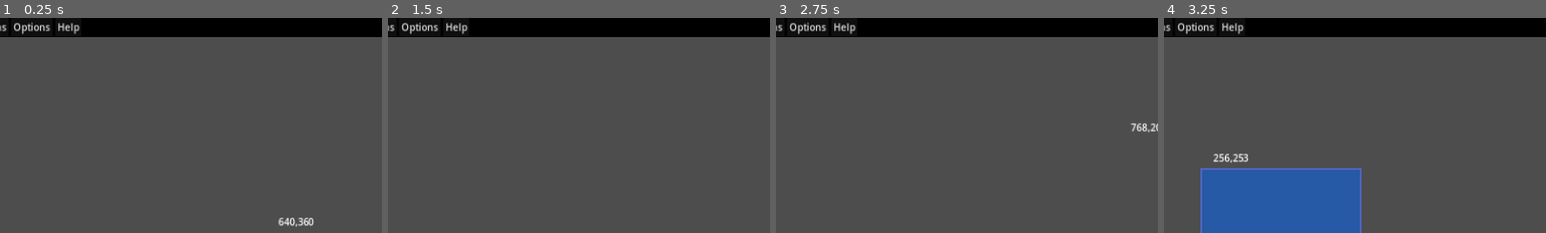
Above: before the commit, frames 1-4 (left to right).
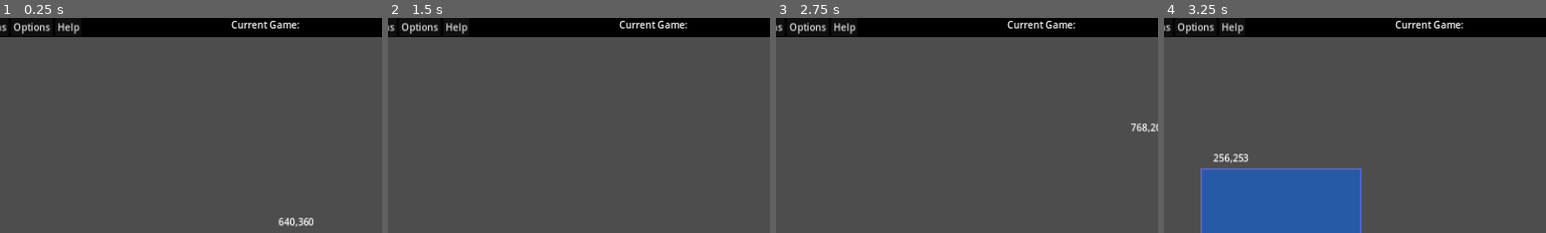
Above: after the commit, the same moments.

Repository: ryanabx/tabletop-engine
Game: Godot game, scene res://src/scenes/screens/tabletop.tscn
Same seed, same stepped clock (60 frames per second), same inputs: the game is played once before the commit and once after it. The engine's default icon, where the game draws it, is replaced by a stand-in: a white triangle on a blue panel in a dark square.
Inputs (mouse positions are % of the whole screen's width and height, from its top left):
- Up to frame 1 (0.25 s): no input
- Up to frame 2 (1.5 s): tap Enter (end_group_select) at 0.5 s; move the mouse to (72, 45) at 0.52 s; hold Enter (end_group_select) 0.53-1.25 s; tap S (camera_down) at 0.6 s; click (72, 45) at 0.67 s; tap A (camera_left) at 0.8 s; tap Space at 1.25 s; drag from (30, 55) to (45, 70) at 1.27 s
- Up to frame 3 (2.75 s): move the mouse to (60, 28) at 2.02 s; hold Enter (end_group_select) from 2.03 s (still down); tap D (camera_right) at 2.1 s; tap W (camera_up) at 2.3 s
- Up to frame 4 (3.25 s): release Enter (end_group_select) at 2.75 s; drag from (45, 70) to (20, 35) at 2.77 s
The pictures show only the part of the screen within x 15-65%, y 0-50%; the shares and areas given below are measured in that part.

The runs differ from the first frame. In frame 1, 0.4% of the frame differs, in the area x 60-79%, y 1-5%; in frame 2, 0.4%; in frame 3, 0.4%; in frame 4, 0.4%.

Commit message:
Game name and more

Diff:
--- a/data/reference_games/UNO/board4.json
+++ /dev/null
@@ -1,49 +0,0 @@
-{
-    "board": [
-        {
-            "name": "blue_card",
-            "type": "card",
-            "groups": ["card"],
-            "objref_name": "UNO_BLUE0",
-            "face_up": true,
-            "location": [50, 50],
-            "scale": 1
-        },
-        {
-            "name": "red_card",
-            "type": "card",
-            "groups": ["card"],
-            "objref_name": "UNO_REDDRAW2",
-            "face_up": true,
-            "location": [60, 50],
-            "scale": 1
-        },
-        {
-            "name": "draw_4",
-            "type": "card",
-            "groups": ["card"],
-            "objref_name": "UNO_DRAW4",
-            "face_up": false,
-            "location": [100, 50],
-            "scale": 1
-        },
-        {
-            "name": "draw_42",
-            "type": "card",
-            "groups": ["card"],
-            "objref_name": "UNO_DRAW4",
-            "face_up": false,
-            "location": [100, 100],
-            "scale": 1
-        },
-        {
-            "name": "yellow_card",
-            "type": "card",
-            "groups": ["card"],
-            "objref_name": "UNO_YELLOW9",
-            "face_up": false,
-            "location": [200, 50],
-            "scale": 1
-        }
-    ]
-}
--- a/src/scenes/dialogs/load_config_dialog.tscn
+++ b/src/scenes/dialogs/load_config_dialog.tscn
@@ -7,7 +7,6 @@
 initial_position = 2
 size = Vector2i(640, 320)
 ok_button_text = "Select Current Folder"
-dialog_text = "Select a folder to open config files from:"
 file_mode = 2
 access = 2
 script = ExtResource("1_s6pm3")
--- a/src/scenes/ui/menu_bar.tscn
+++ b/src/scenes/ui/menu_bar.tscn
@@ -8,6 +8,7 @@
 anchor_right = 1.0
 offset_bottom = 31.0
 grow_horizontal = 2
+size_flags_horizontal = 3
 script = ExtResource("1_mbf7a")
 
 [node name="ColorRect" type="ColorRect" parent="."]
@@ -35,3 +36,14 @@
 [node name="Options" type="PopupMenu" parent="Menu"]
 
 [node name="Help" type="PopupMenu" parent="Menu"]
+
+[node name="GameName" type="Label" parent="."]
+layout_mode = 1
+anchors_preset = 5
+anchor_left = 0.5
+anchor_right = 0.5
+offset_left = -20.0
+offset_right = 20.0
+offset_bottom = 23.0
+grow_horizontal = 2
+horizontal_alignment = 1
--- a/src/scenes/ui/user_interface.tscn
+++ b/src/scenes/ui/user_interface.tscn
@@ -10,21 +10,12 @@
 anchor_bottom = 1.0
 grow_horizontal = 2
 grow_vertical = 2
+size_flags_horizontal = 3
 script = ExtResource("1_u2rch")
 
-[node name="ColorRect" type="ColorRect" parent="."]
+[node name="MenuBar" parent="." instance=ExtResource("2_5lxdm")]
 layout_mode = 1
-anchors_preset = 10
-anchor_right = 1.0
 offset_bottom = 32.0
-grow_horizontal = 2
-color = Color(0, 0, 0, 1)
-
-[node name="MenuBar" parent="." instance=ExtResource("2_5lxdm")]
-layout_mode = 0
-anchors_preset = 0
-anchor_right = 0.0
-grow_horizontal = 1
 
 [node name="Coordinates" type="Label" parent="."]
 layout_mode = 0
--- a/src/scripts/game_objects/game_board.gd
+++ b/src/scripts/game_objects/game_board.gd
@@ -19,8 +19,6 @@
 var group_selection_down: bool = false
 
 var border: Rect2 = Rect2(0, 0, 1280, 720)
-
-@onready var front_layer: Node2D = $/root/Tabletop/Highlights
 
 @onready var game_object_manager: Node2D = $GameObjectManager
 
--- a/src/scripts/screens/camera_controller.gd
+++ b/src/scripts/screens/camera_controller.gd
@@ -9,12 +9,22 @@
 var free_cam: bool = false
 var initial_camera_pos: Vector2 = Vector2.ZERO
 
+var start_pos: Vector2
+
+func _ready() -> void:
+	SignalManager.reset_tabletop.connect(_reset_camera)
+	start_pos = camera.offset
+
+func _reset_camera() -> void:
+	camera.zoom = Vector2.ONE
+	camera.offset = start_pos
+
 func _process(_delta: float) -> void:
 	if Input.is_action_just_pressed("ui_zoom_in"):
 		camera.zoom *= 1.1
 	if Input.is_action_just_pressed("ui_zoom_out"):
 		camera.zoom *= 0.9
-	camera.position += Input.get_vector("camera_left", "camera_right", "camera_up", "camera_down") * MOVEMENT_SPEED
+	camera.offset += Input.get_vector("camera_left", "camera_right", "camera_up", "camera_down") * MOVEMENT_SPEED
 	update_bg_scale()
 	check_free_cam()
 
--- a/src/scripts/screens/tabletop.gd
+++ b/src/scripts/screens/tabletop.gd
@@ -7,8 +7,6 @@
 const FNAME_BOARD = "board.json"
 const FNAME_ACTIONS = "actions.json"
 
-var _name: String = ""
-
 @export var player_id: int = 0
 @onready var game_board: GameBoard = $GameBoard
 @onready var user_interface: UserInterface = $UiLayer/UserInterface
@@ -20,7 +18,7 @@
 
 func reset_tabletop() -> void:
 	game_board.reset_board()
-	_name = ""
+	Globals.game_name = ""
 	# TODO: Continue implementing this
 
 func _on_config_folder_loaded(folder: String) -> void:
@@ -38,11 +36,12 @@
 
 func _ready() -> void:
 	SignalManager.config_folder_opened.connect(_on_config_folder_loaded)
+	SignalManager.reset_tabletop.connect(reset_tabletop)
 	Globals.set_player_id(1)
 
 
 func _set_game_name(_n: String) -> void:
-	_name = _n
+	Globals.game_name = _n
 
 func load_json_from_file(fname: String) -> Dictionary:
 	if FileAccess.file_exists(fname):
@@ -78,7 +77,6 @@
 
 func _set_up_config(conf: Dictionary) -> void:
 	_set_game_name(conf.name)
-	user_interface.set_game_name(conf.name)
 	camera_controller.set_bg(Utils.load_texture_from_string(conf.background, conf.image_dir))
 	game_board.set_border(Rect2(conf.bounds[0], conf.bounds[1], conf.bounds[2], conf.bounds[3]))
 
--- a/src/scripts/singletons/globals.gd
+++ b/src/scripts/singletons/globals.gd
@@ -6,6 +6,8 @@
 
 const OUTLINE_THICKNESS: float = 6.0
 const THICKNESS_RATIO: float = 0.8
+
+var game_name = ""
 
 @onready var tabletop = $/root/Tabletop
 @onready var camera_controller = $/root/Tabletop/CameraController
--- a/src/scripts/singletons/signal_manager.gd
+++ b/src/scripts/singletons/signal_manager.gd
@@ -10,8 +10,9 @@
 signal shuffle_items(objects: Array)
 signal convert_to_stack(objects: Array)
 
-# Create Dialogs
+# Menubar Signals
 signal create_load_config_dialog()
+signal reset_tabletop()
 
 # File Dialogs
 signal config_folder_opened(folder: String)
--- a/src/scripts/ui/menu_bar.gd
+++ b/src/scripts/ui/menu_bar.gd
@@ -6,6 +6,8 @@
 @onready var actions: PopupMenu = $Menu/Actions
 @onready var options: PopupMenu = $Menu/Options
 @onready var help: PopupMenu = $Menu/Help
+
+@onready var game_name_label: Label = $GameName
 
 # Called when the node enters the scene tree for the first time.
 func _ready() -> void:
@@ -17,6 +19,7 @@
 func _populate_popup_menus() -> void:
 	print("HIII")
 	file.add_item("Load Config")
+	file.add_item("Reset Tabletop")
 	actions.add_submenu_item("Run Action", "run_action")
 	options.add_check_item("Fullscreen")
 	help.add_item("About Open Boardgame Framework")
@@ -25,12 +28,13 @@
 
 
 # Called every frame. 'delta' is the elapsed time since the previous frame.
-func _process(delta: float) -> void:
-	pass
+func _process(_delta: float) -> void:
+	game_name_label.text = "Current Game: " + Globals.game_name
 
 func file_button_pressed(index: int) -> void:
 	match index:
 		0: load_config()
+		1: SignalManager.reset_tabletop.emit()
 
 
 
--- a/src/scripts/ui/user_interface.gd
+++ b/src/scripts/ui/user_interface.gd
@@ -3,10 +3,13 @@
 
 @onready var coordinates_label = $Coordinates
 
-func set_game_name(name: String) -> void:
-	pass
+func _ready() -> void:
+	SignalManager.reset_tabletop.connect(_reset_ui)
 
-func _process(delta: float) -> void:
+func _process(_delta: float) -> void:
 	coordinates_label.position = get_local_mouse_position() + Vector2(20.0, -30.0)
 	var coordinates = Globals.get_board().get_local_mouse_position()
 	coordinates_label.set_text(str(round(coordinates.x),",", round(coordinates.y)))
+
+func _reset_ui() -> void:
+	pass
